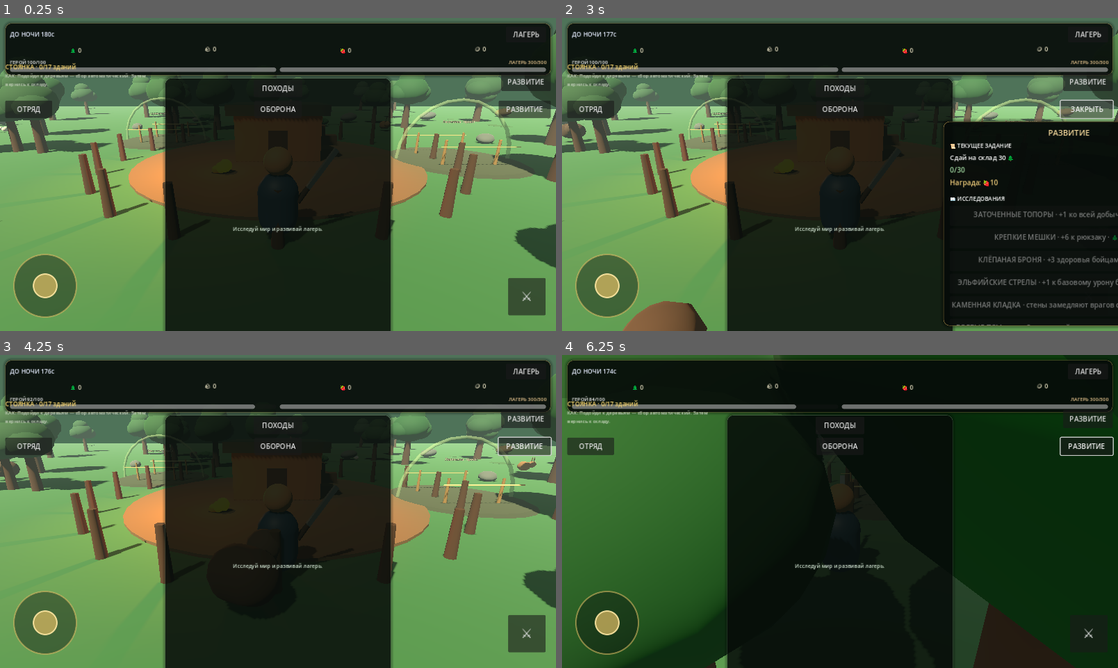
Above: before the commit, frames 1-4 (two rows, left to right).
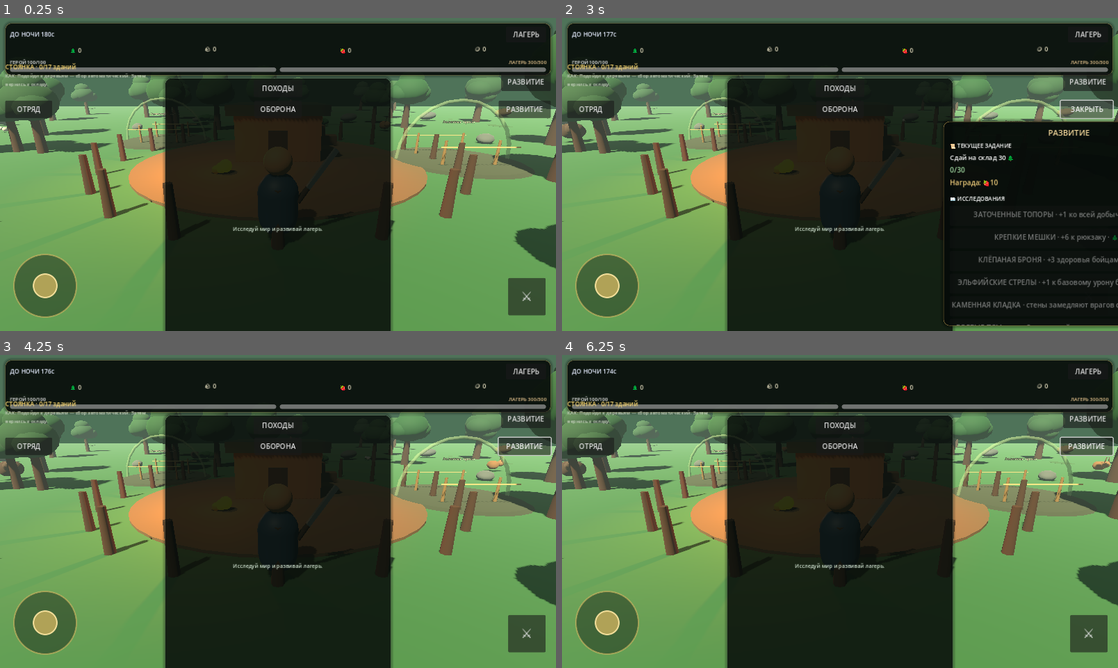
Above: after the commit, the same moments.

Repository: uniafing-ship-it/my-camp-game
Game: Godot game, scene res://scenes/Main.tscn
Two runs of this game, one before a commit and one after it. Both use one fixed random seed, a clock stepped at 60 frames per second and the inputs below.
Inputs (mouse positions are in pixels of both pictures, inside the frame that each line leads up to):
- Up to frame 1 (0.25 s): no input
- Up to frame 2 (3 s): click "ЛАГЕРЬ" at 0.5 s; click "ЗАКРЫТЬ" at 1.25 s; click "⚔" at 2 s; click "РАЗВИТИЕ" at 2.75 s
- Up to frame 3 (4.25 s): tap Enter at 3.5 s; drag from (44, 624) to (333, 442) at 3.52 s
- Up to frame 4 (6.25 s): drag from (728, 527) to (812, 574) at 4.27 s; move the mouse to (895, 442) at 5.02 s; hold D 5.03-5.75 s; hold Shift 5.03-5.75 s; drag from (812, 574) to (673, 464) at 5.77 s

The runs differ from the first frame. In frame 1, 0.5% of the frame differs, in the area x 0-100%, y 3-80%; in frame 2, 1.3%; in frame 3, 6.1%; in frame 4, 57%, in the area x 0-100%, y 0-100%.
Error after the commit: Parse Error: Function "get_viewport_rect()" not found in base self. (res://scripts/player.gd:184)

Commit message:
Restore legacy elevated camera behavior

Diff:
--- a/godot/scripts/player.gd
+++ b/godot/scripts/player.gd
@@ -11,6 +11,7 @@
 @export var gravity_force: float = 24.0
 @export var look_sensitivity: float = 0.004
 @export var auto_harvest_enabled: bool = true
+@export var legacy_camera_enabled: bool = true
 @export var max_health: int = 100
 @export var attack_damage: int = 24
 @export var attack_range: float = 2.35
@@ -20,11 +21,13 @@
 
 @onready var visual: Node3D = $Visual
 @onready var camera_pivot: Node3D = $CameraPivot
+@onready var spring_arm: SpringArm3D = $CameraPivot/SpringArm3D
+@onready var player_camera: Camera3D = $CameraPivot/SpringArm3D/Camera3D
 
 var health: int = 0
 var _joystick: Node = null
 var _resource_manager = null
-var _pitch := deg_to_rad(-17.0)
+var _pitch := deg_to_rad(-32.962264)
 var _yaw := 0.0
 var _attack_cd := 0.0
 var _invulnerability := 0.0
@@ -37,10 +40,13 @@
 	add_to_group("player_combat")
 	_joystick = get_tree().get_first_node_in_group("mobile_joystick")
 	_resource_manager = get_tree().get_first_node_in_group("resource_manager")
-	_yaw = rotation.y
+	_yaw = 0.0 if legacy_camera_enabled else rotation.y
 	health = max_health
 	_spawn_position = global_position
 	_sword_pivot = get_node_or_null("Visual/SwordPivot")
+	if legacy_camera_enabled:
+		get_viewport().size_changed.connect(_apply_legacy_camera_layout)
+		call_deferred("_apply_legacy_camera_layout")
 	health_changed.emit(health, max_health)
 
 func _physics_process(delta: float) -> void:
@@ -123,7 +129,17 @@
 func import_state(data: Dictionary) -> void:
 	var saved_position=data.get("position",[])
 	if saved_position is Array and saved_position.size()>=3: global_position=Vector3(float(saved_position[0]),float(saved_position[1]),float(saved_position[2]))
-	_spawn_position=global_position; health=clampi(int(data.get("health",max_health)),1,max_health); _yaw=float(data.get("yaw",_yaw)); _pitch=clamp(float(data.get("pitch",_pitch)),deg_to_rad(-48.0),deg_to_rad(18.0)); _dead=false; _invulnerability=0.5; camera_pivot.rotation=Vector3(_pitch,_yaw,0); health_changed.emit(health,max_health)
+	_spawn_position=global_position
+	health=clampi(int(data.get("health",max_health)),1,max_health)
+	_dead=false
+	_invulnerability=0.5
+	if legacy_camera_enabled:
+		_apply_legacy_camera_layout()
+	else:
+		_yaw=float(data.get("yaw",_yaw))
+		_pitch=clamp(float(data.get("pitch",_pitch)),deg_to_rad(-48.0),deg_to_rad(18.0))
+		camera_pivot.rotation=Vector3(_pitch,_yaw,0)
+	health_changed.emit(health,max_health)
 func _die() -> void:
 	if _dead: return
 	_dead=true; velocity=Vector3.ZERO; died.emit(); await get_tree().create_timer(respawn_delay).timeout
@@ -151,9 +167,36 @@
 func _unhandled_input(event: InputEvent) -> void:
 	if event is InputEventKey and event.pressed and not event.echo:
 		if event.keycode==KEY_SPACE or event.keycode==KEY_F: request_attack()
-	elif event is InputEventScreenDrag:
+		return
+	if legacy_camera_enabled:
+		return
+	if event is InputEventScreenDrag:
 		if event.position.x < get_viewport().get_visible_rect().size.x*0.35: return
 		_apply_look(event.relative)
 	elif event is InputEventMouseMotion and Input.is_mouse_button_pressed(MOUSE_BUTTON_RIGHT): _apply_look(event.relative)
 func _apply_look(relative: Vector2) -> void:
+	if legacy_camera_enabled: return
 	_yaw-=relative.x*look_sensitivity; _pitch=clamp(_pitch-relative.y*look_sensitivity,deg_to_rad(-48.0),deg_to_rad(18.0)); camera_pivot.rotation=Vector3(_pitch,_yaw,0.0)
+
+func _apply_legacy_camera_layout() -> void:
+	if not legacy_camera_enabled or camera_pivot == null or spring_arm == null or player_camera == null:
+		return
+	var viewport_size := get_viewport_rect().size
+	var portrait := viewport_size.y > viewport_size.x
+	if portrait:
+		# Matches the legacy WebGL portrait camera: eye [0,17.5,18.5], target [0,0.35,-1.8], FOV 0.80 rad.
+		camera_pivot.position = Vector3(0.0, 0.35, -1.8)
+		_pitch = deg_to_rad(-40.192046)
+		_yaw = 0.0
+		spring_arm.spring_length = 26.574659
+		player_camera.fov = 45.836624
+	else:
+		# Matches the legacy WebGL landscape camera: eye [0,15.2,20.5], target [0,0.35,-2.4], FOV 0.72 rad.
+		camera_pivot.position = Vector3(0.0, 0.35, -2.4)
+		_pitch = deg_to_rad(-32.962264)
+		_yaw = 0.0
+		spring_arm.spring_length = 27.293452
+		player_camera.fov = 41.252961
+	camera_pivot.rotation = Vector3(_pitch, _yaw, 0.0)
+	# The old camera never zoomed into an over-the-shoulder view when a building was behind the hero.
+	spring_arm.collision_mask = 0
